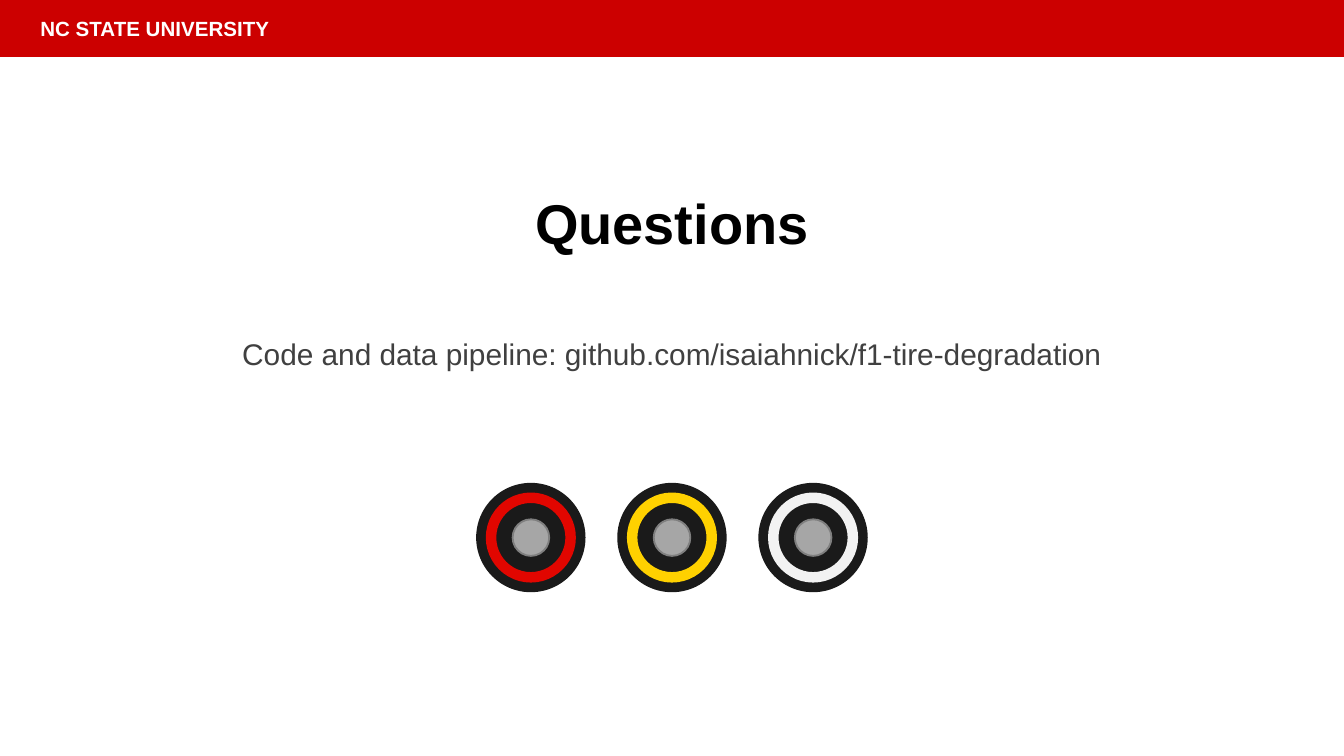
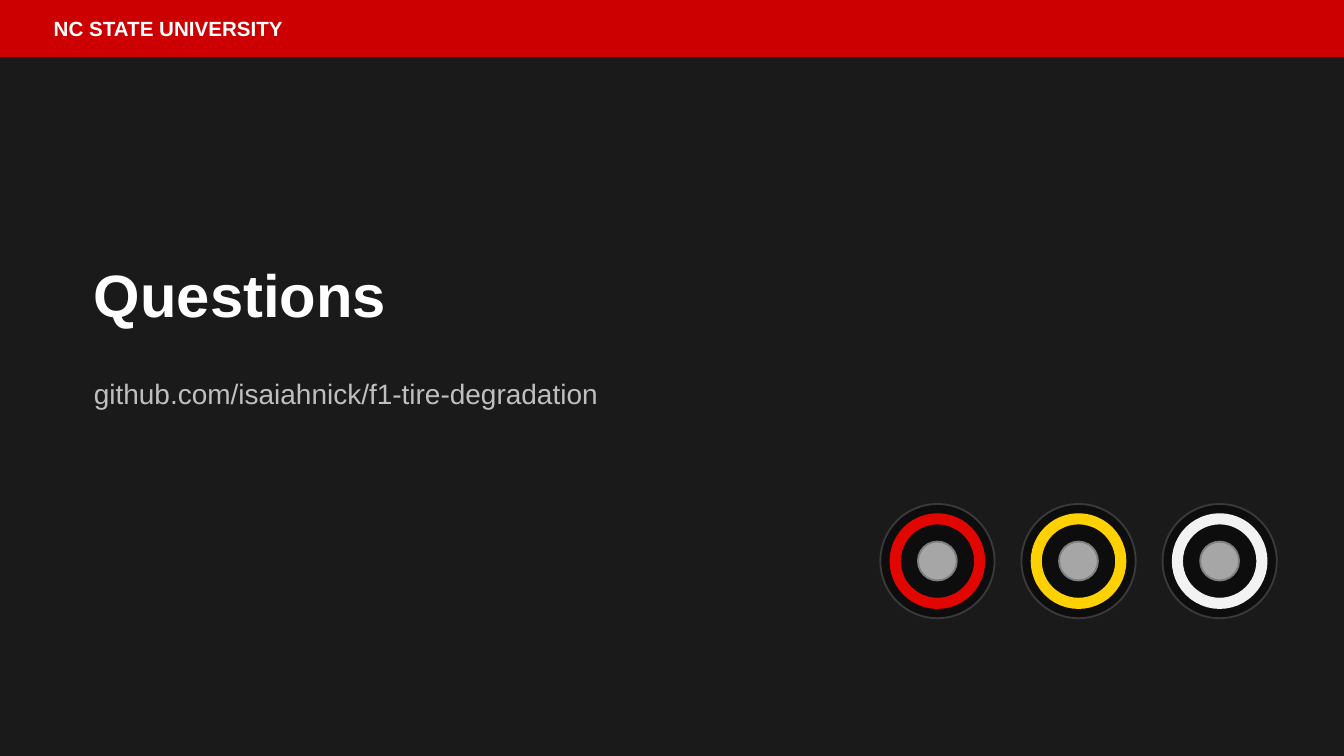
Before and after one commit to isaiahnick/f1-tire-degradation, a slide deck: slide 13 of reports/presentation/PitWall_Final_Presentation.pptx (slide 19 before the commit). Drawn at 1344x756 pixels with LibreOffice and Linux fonts; fonts in the diff are those of the drawing. Boxes give left, top, right and bottom in pixels: in the first picture for what was removed or moved away, otherwise in the second. Text is boxed around its words. In the diff, an @@ line names an element or a change of style, - is before the commit and + after.

```diff
--- a/reports/presentation/PitWall_Final_Presentation.pptx
+++ b/reports/presentation/PitWall_Final_Presentation.pptx
@@ background #FFFFFF to #1A1A1A @@
@@ text "NC STATE UNIVERSITY": place and size @@
-text "NC STATE UNIVERSITY" at [40,21,269,37]
+text "NC STATE UNIVERSITY" at [54,21,282,37]
@@ title "Questions": place and size @@
-title "Questions" at [535,203,808,253]
+title "Questions" at [94,273,386,328]
@@ title "Questions" at [94,273,386,328]: size 30 to 32 pt, text colour #000000 to #FFFFFF; alignment centre to left; vertical alignment middle to bottom @@
@@ text at [94,383,598,409]: text changed; size 16 to 15 pt; text colour #404040 to #BFBFBF @@
-Code and data pipeline: github.com/isaiahnick/f1-tire-degradation
+github.com/isaiahnick/f1-tire-degradation
@@ ellipse removed at [477,484,585,591] @@
@@ ellipse removed at [491,497,570,577] @@
@@ ellipse removed at [618,484,726,591] @@
@@ ellipse removed at [632,497,711,577] @@
@@ ellipse: place and size @@
-ellipse at [759,484,867,591]
+ellipse at [880,504,995,618]
@@ ellipse at [880,504,995,618]: fill #1A1A1A to #0D0D0D; outline #1A1A1A 1 pt to #3A3A3A 1 pt @@
@@ ellipse added at [1021,504,1136,618], fill #0D0D0D, outline #3A3A3A 1 pt @@
@@ ellipse added at [1163,504,1277,618], fill #0D0D0D, outline #3A3A3A 1 pt @@
@@ ellipse: place and size @@
-ellipse at [773,497,852,577]
+ellipse at [895,519,980,603]
@@ ellipse at [895,519,980,603]: fill #1A1A1A to #0D0D0D; outline #F2F2F2 5.6 pt to #E10600 5.95 pt @@
@@ ellipse added at [1036,519,1121,603], fill #0D0D0D, outline #FFD100 5.95 pt @@
@@ ellipse added at [1177,519,1262,603], fill #0D0D0D, outline #F2F2F2 5.95 pt @@
@@ ellipse: place and size @@
-ellipse at [794,519,831,555]
+ellipse at [918,542,957,581]
@@ ellipse: place and size @@
-ellipse at [653,519,689,555]
+ellipse at [1059,542,1098,581]
@@ ellipse: place and size @@
-ellipse at [512,519,548,555]
+ellipse at [1200,542,1239,581]
```
Also in this commit, not shown: 7 other slides changed, 5 slides added, 11 slides removed, 18 other files.
